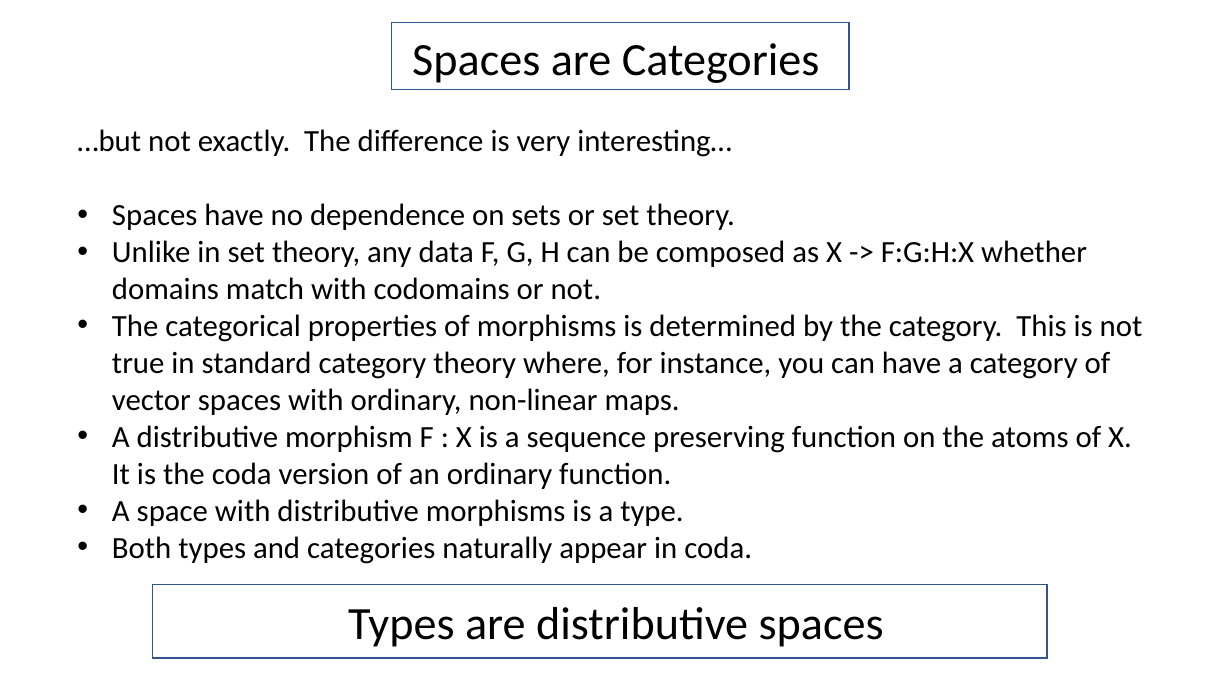
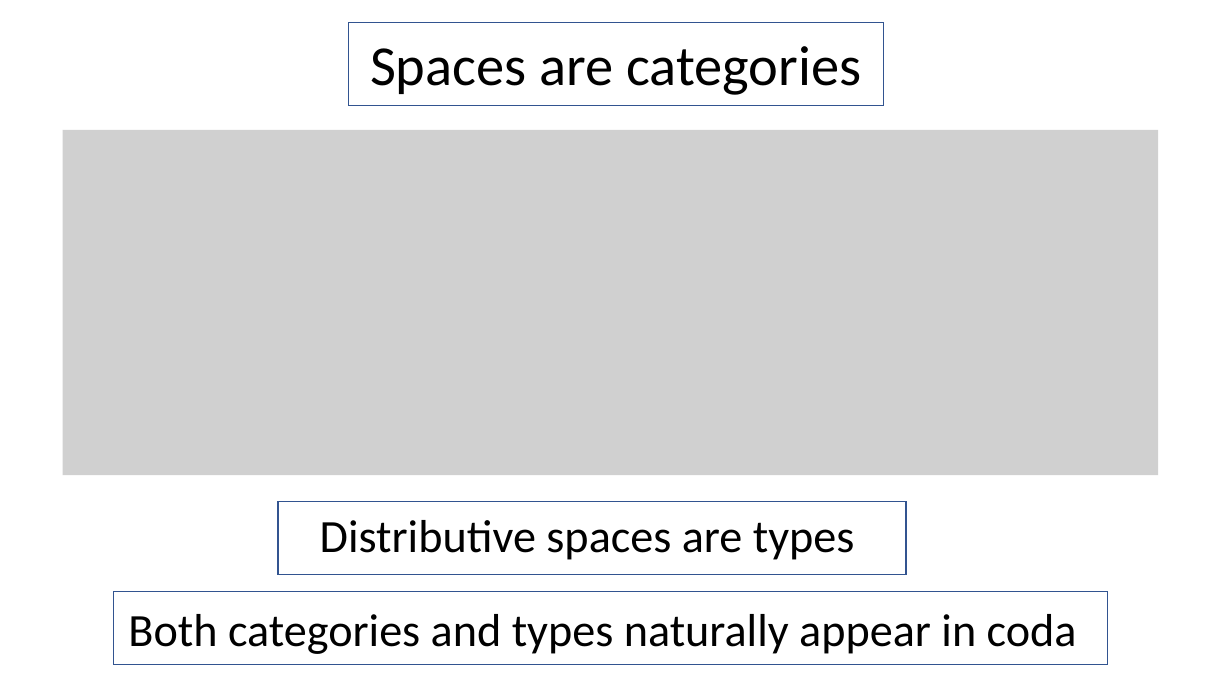
Before and after one commit to Saul-Youssef/coda, a slide deck: slide 25 of doc/talk/coda.pptx (slide 20 before the commit). Drawn at 1232x693 pixels with LibreOffice and Linux fonts; fonts in the diff are those of the drawing; grey boxes stand for pictures. Boxes give left, top, right and bottom in pixels: in the first picture for what was removed or moved away, otherwise in the second. Text is boxed around its words. In the diff, an @@ line names an element or a change of style, - is before the commit and + after.

```diff
--- a/doc/talk/coda.pptx
+++ b/doc/talk/coda.pptx
@@ rectangle: place and size @@
-rectangle at (392, 22, 849, 90)
+rectangle at (348, 22, 884, 105)
@@ text at (370, 46, 861, 95): text changed; size 36 to 44 pt @@
-Spaces are Categories
+Spaces are categories
@@ picture added at (63, 130, 1159, 476) @@
@@ text removed at (77, 129, 1143, 564) @@
-…but not exactly. The difference is very interesting…
-• Spaces have no dependence on sets or set theory.
-• Unlike in set theory, any data F, G, H can be composed as X -> F:G:H:X whether domains match with codomains or not.
-• The categorical properties of morphisms is determined by the category. This is not true in standard category theory where, for instance, you can have a category of vector spaces with ordinary, non-linear maps.
-• A distributive morphism F : X is a sequence preserving function on the atoms of X. It is the coda version of an ordinary function.
-• A space with distributive morphisms is a type.
-• Both types and categories naturally appear in coda.
@@ rectangle: place and size @@
-rectangle at (152, 585, 1047, 659)
+rectangle at (278, 502, 907, 576)
@@ text at (320, 520, 855, 560): text changed @@
-Types are distributive spaces
+Distributive spaces are types
@@ rectangle added at (114, 592, 1107, 665), outline #325491 1 pt @@
@@ text added at (128, 614, 1077, 654), 36 pt, text #000000 @@
+Both categories and types naturally appear in coda
```
Also in this commit, not shown: 12 other slides changed, 20 slides added, 3 slides removed, 11 other files.
